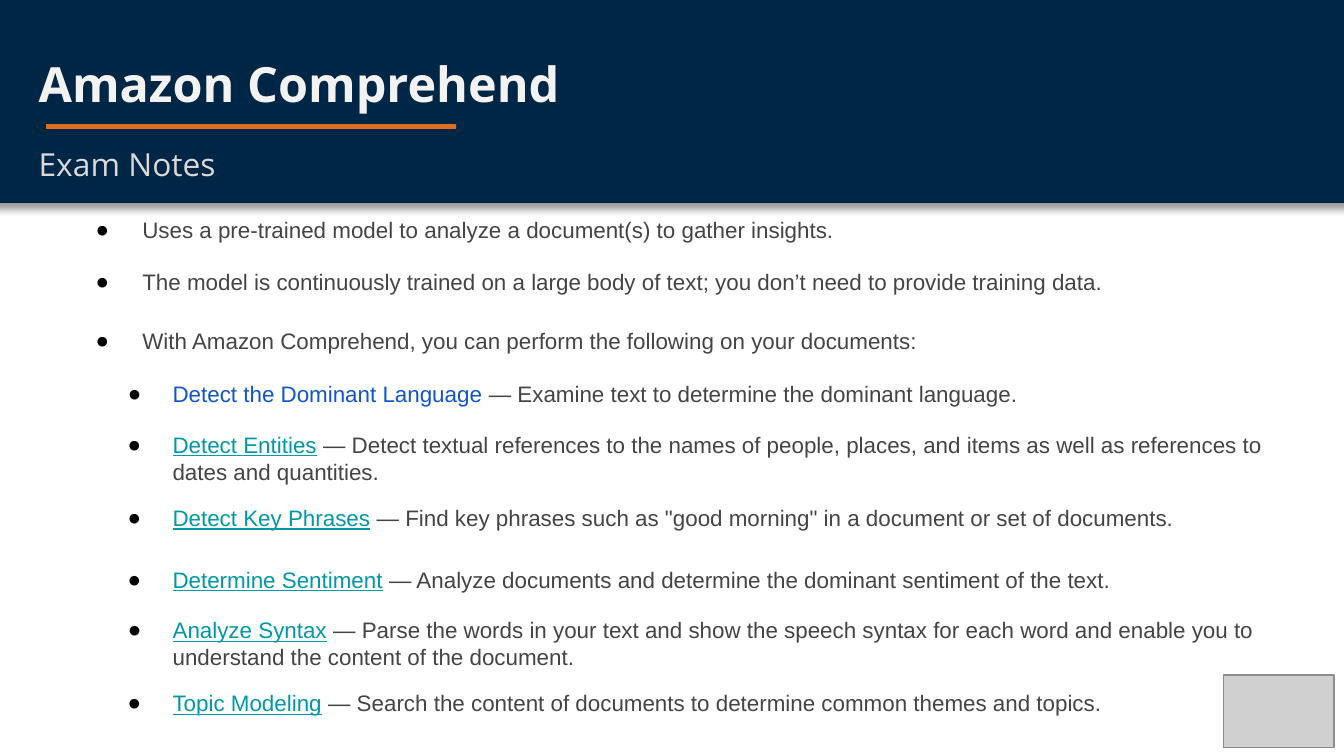
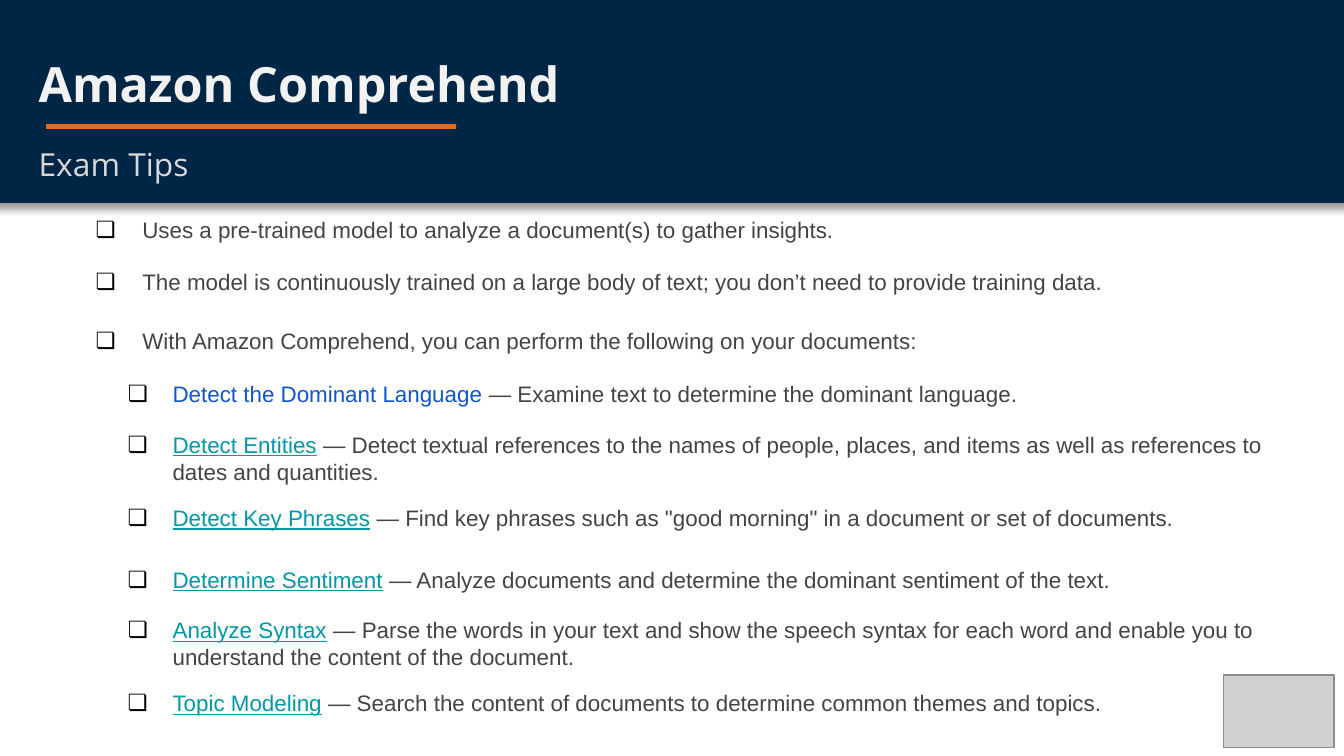
Before and after one commit to vbloise3/awsCert, a slide deck: slide 8 of public/Exam Notes/Comprehend Video Deck.pptx. Drawn at 1344x756 pixels with LibreOffice and Linux fonts; fonts in the diff are those of the drawing; grey boxes stand for pictures. Boxes give left, top, right and bottom in pixels: in the first picture for what was removed or moved away, otherwise in the second. Text is boxed around its words. In the diff, an @@ line names an element or a change of style, - is before the commit and + after.

Commit message:
updated Comprehend deck for WL vidoe submission

```diff
--- a/public/Exam Notes/Comprehend Video Deck.pptx
+++ b/public/Exam Notes/Comprehend Video Deck.pptx
@@ text at (39, 152, 188, 184): text changed @@
-Exam Notes
+Exam Tips
@@ bullet ● to ❏ in 9 elements at (142, 221, 833, 243), (142, 273, 1102, 295), (142, 332, 916, 354), (173, 385, 1017, 407), (173, 436, 1262, 485), (173, 621, 1253, 665), (173, 571, 1110, 593), (173, 694, 1101, 716), (173, 509, 1172, 531) @@
```
Also in this commit, not shown: 1 other slide changed, 1 slide added, 2 slides removed.
